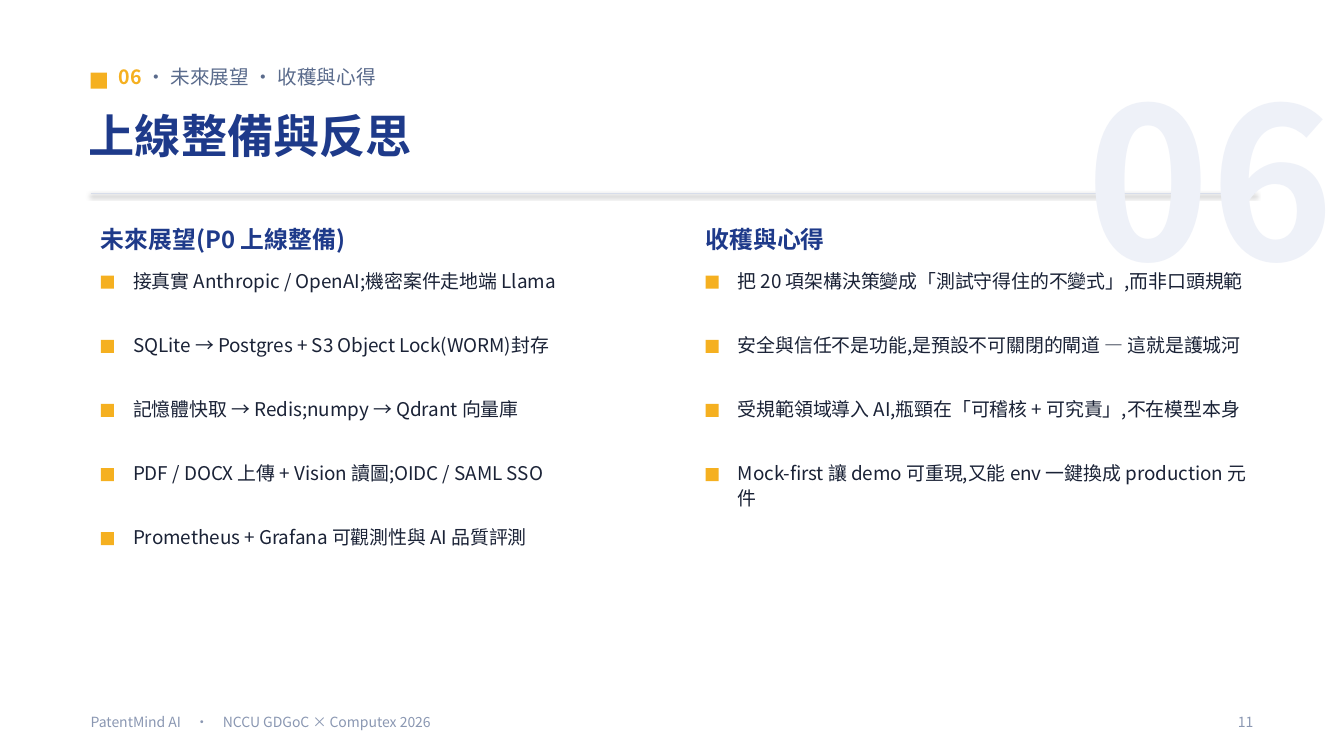
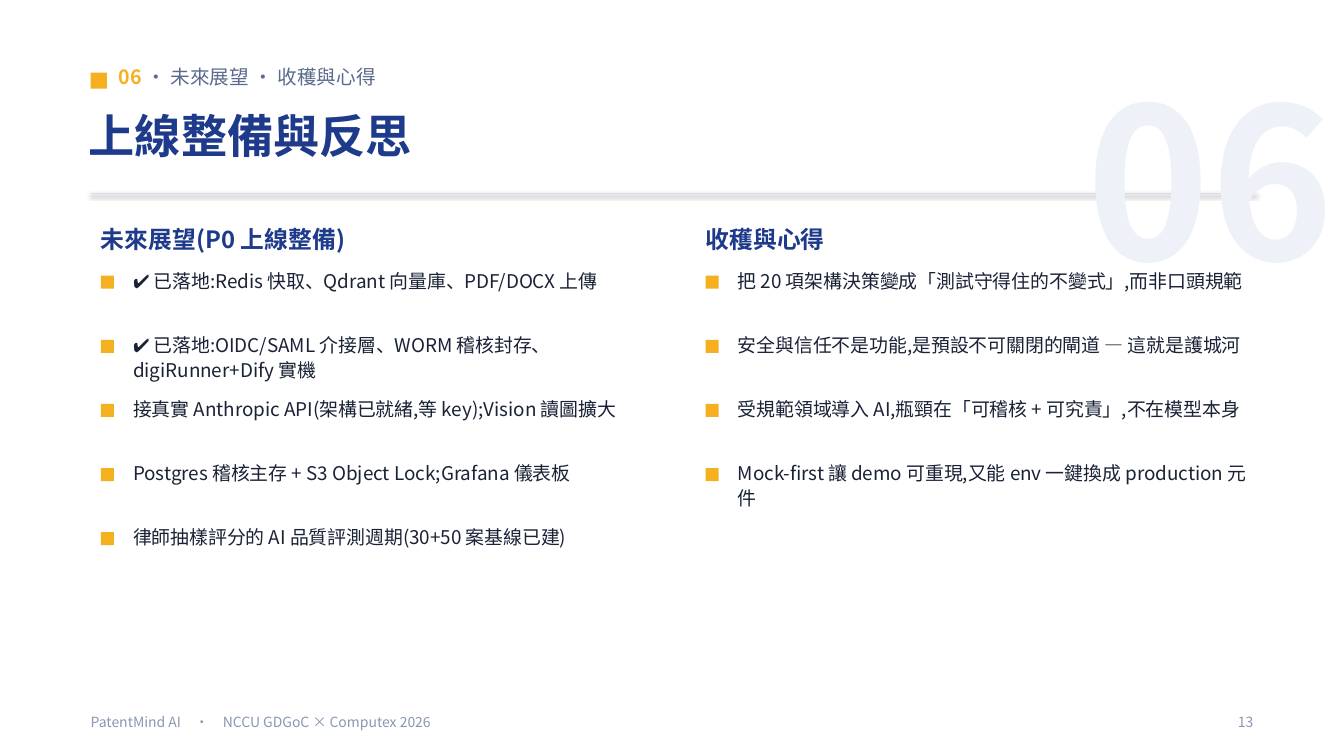
Before and after one commit to Adrian-Kao/shin-lee, a slide deck: slide 20 of presentation/PatentMind_簡報.pptx (slide 18 before the commit). Drawn at 1344x756 pixels with LibreOffice and Linux fonts; fonts in the diff are those of the drawing. Boxes give left, top, right and bottom in pixels: in the first picture for what was removed or moved away, otherwise in the second. Text is boxed around its words. In the diff, an @@ line names an element or a change of style, - is before the commit and + after.

```diff
--- a/presentation/PatentMind_簡報.pptx
+++ b/presentation/PatentMind_簡報.pptx
@@ text at [154, 272, 598, 292]: text changed @@
-接真實 Anthropic / OpenAI;機密案件走地端 Llama
+✔ 已落地:Redis 快取、Qdrant 向量庫、PDF/DOCX 上傳
@@ text at [133, 336, 551, 382]: text changed @@
-SQLite → Postgres + S3 Object Lock(WORM)封存
+✔ 已落地:OIDC/SAML 介接層、WORM 稽核封存、digiRunner+Dify 實機
@@ text at [133, 400, 616, 421]: text changed @@
-記憶體快取 → Redis;numpy → Qdrant 向量庫
+接真實 Anthropic API(架構已就緒,等 key);Vision 讀圖擴大
@@ text at [133, 464, 570, 485]: text changed @@
-PDF / DOCX 上傳 + Vision 讀圖;OIDC / SAML SSO
+Postgres 稽核主存 + S3 Object Lock;Grafana 儀表板
@@ text at [133, 528, 566, 548]: text changed @@
-Prometheus + Grafana 可觀測性與 AI 品質評測
+律師抽樣評分的 AI 品質評測週期(30+50 案基線已建)
@@ text at [1238, 716, 1254, 727]: text changed @@
-11
+13
```
Also in this commit, not shown: 2 other slides changed, 2 slides added, 1 other file.
